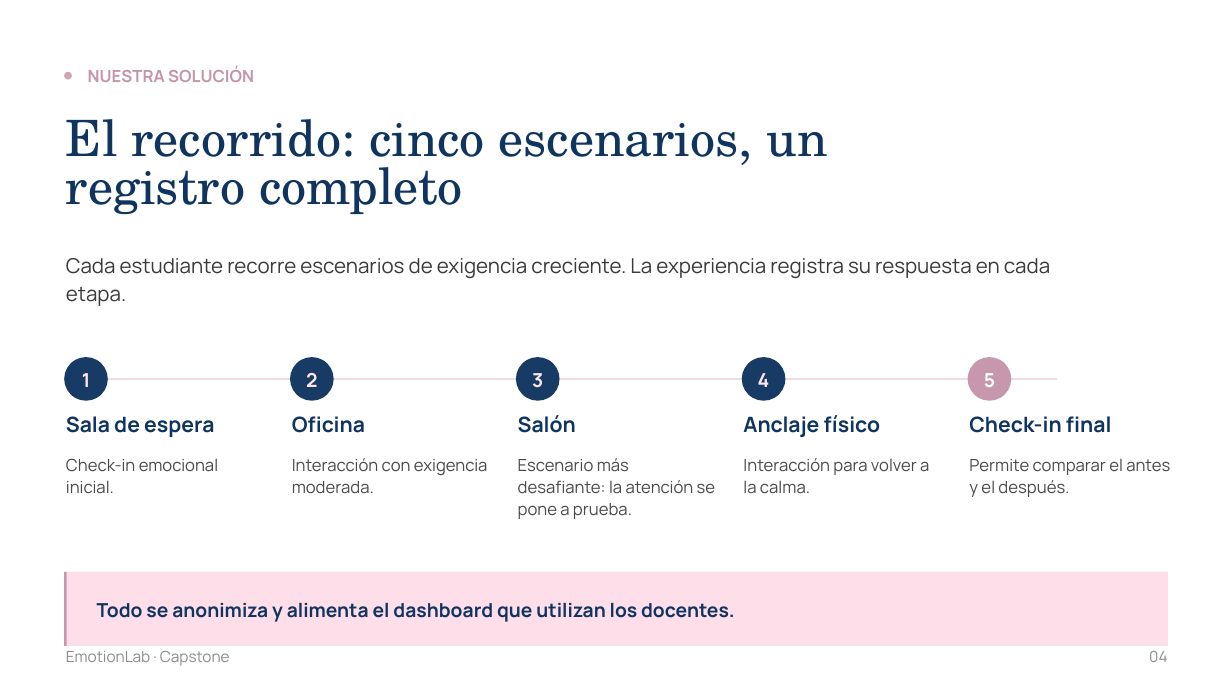
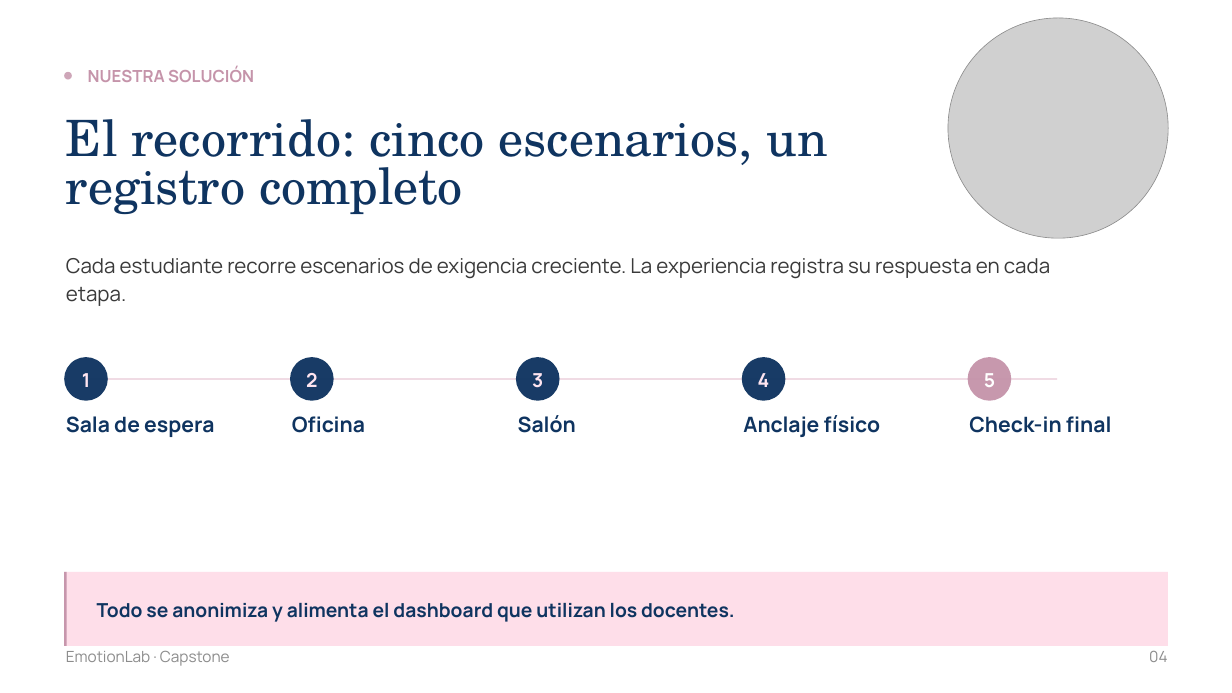
Before and after one commit to maricons/CAPSTONE_EMOTIONLAB, a slide deck: slide 4 of Fase 1/Evidencias Grupales/Presentación Proyecto.pptx. Drawn at 1232x693 pixels with LibreOffice and Linux fonts; fonts in the diff are those of the drawing; grey boxes stand for pictures. Boxes give left, top, right and bottom in pixels: in the first picture for what was removed or moved away, otherwise in the second. Text is boxed around its words. In the diff, an @@ line names an element or a change of style, - is before the commit and + after.

```diff
--- a/Fase 1/Evidencias Grupales/Presentación Proyecto.pptx
+++ b/Fase 1/Evidencias Grupales/Presentación Proyecto.pptx
@@ picture added at <box>948,18,1169,238</box> @@
@@ text removed at <box>66,458,218,493</box> @@
-Check-in emocional inicial.
@@ text removed at <box>292,458,488,493</box> @@
-Interacción con exigencia moderada.
@@ text removed at <box>518,458,716,519</box> @@
-Escenario más desafiante: la atención se pone a prueba.
@@ text removed at <box>743,458,929,493</box> @@
-Interacción para volver a la calma.
@@ text removed at <box>969,459,1170,497</box> @@
-Permite comparar el antes y el después.
```
Also in this commit, not shown: 3 other slides changed.
